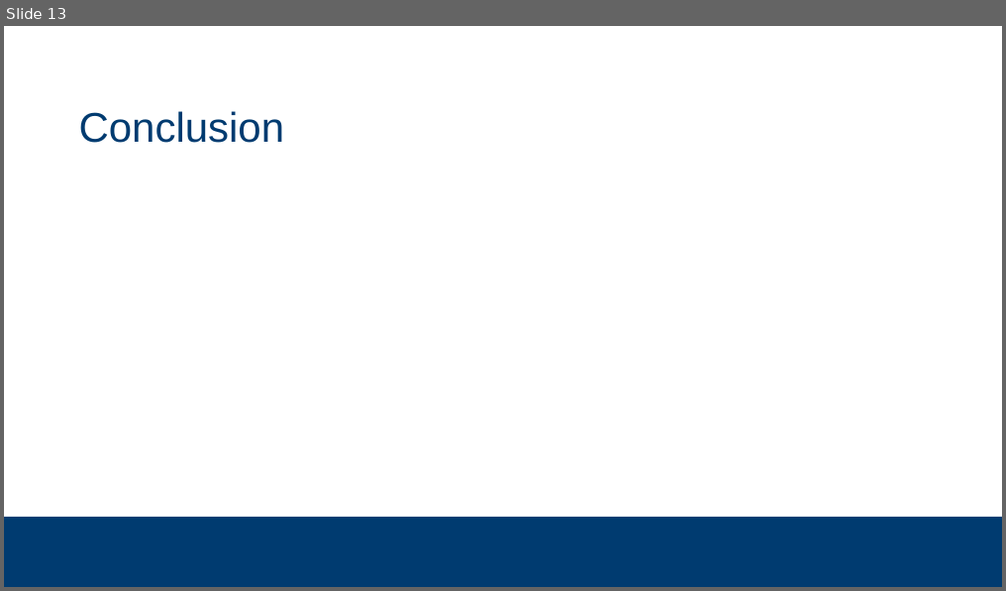
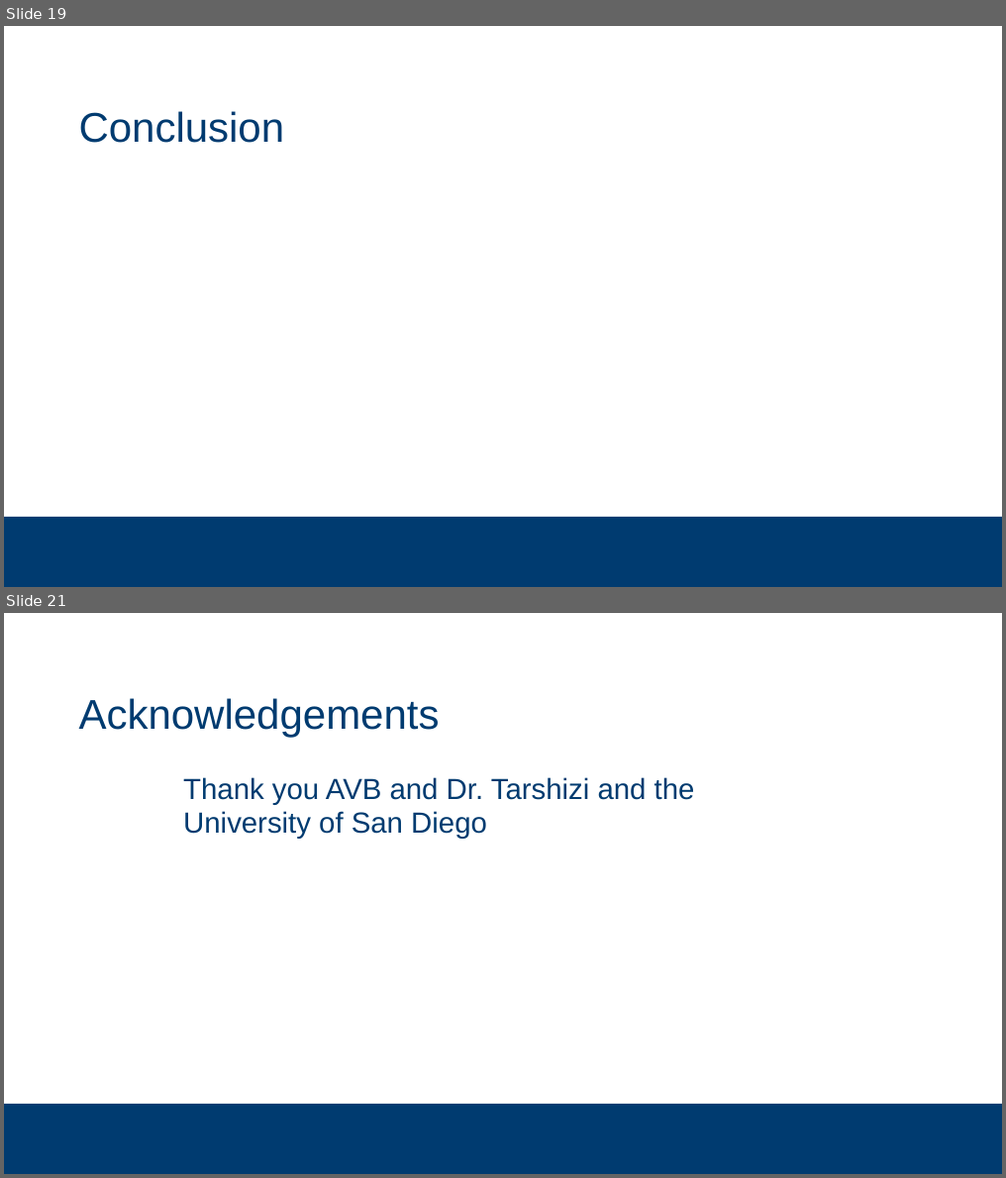
Before and after one commit to subsystem3/project, a slide deck: Final-Project-Team-2.pptx. Shown one above the other, each under a label of ours: slide 13 before the commit, slides 19 and 21 after it; the slides between them are not shown. The pictures are 1006x591 and 1006x1178 pixels, drawn with LibreOffice and Linux fonts; fonts in the diff are those of the drawing; background and template pictures are left out. Boxes give left, top, right and bottom in pixels: in the first picture for what was removed or moved away, otherwise in the second. Text is boxed around its words. In the diff, an @@ line names an element or a change of style, - is before the commit and + after.

```diff
--- a/Final-Project-Team-2.pptx
+++ b/Final-Project-Team-2.pptx
@@ slide 21 added at box(4, 613, 1002, 1174), background #FFFFFF; not listed: 1 template element that a slide beside it also shows @@
@@ title added at box(79, 698, 440, 738), 40 pt, text #003B70 @@
+Acknowledgements
@@ text added at box(183, 777, 695, 839), 28 pt, text #003B70 @@
+  Thank you AVB and Dr. Tarshizi and the University of San Diego
@@ what was slide 13 is now slide 19 @@
```
Also in this commit, not shown: 8 slides changed, 9 other slides added, 4 slides removed.
